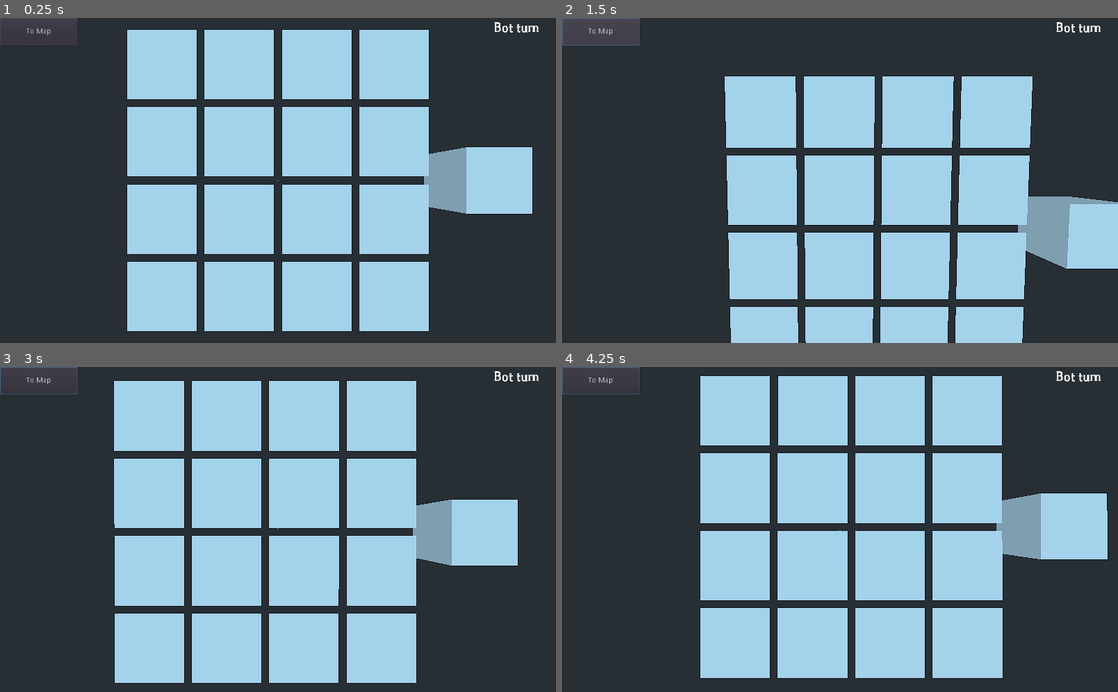
Above: before the commit, frames 1-4 (two rows, left to right).
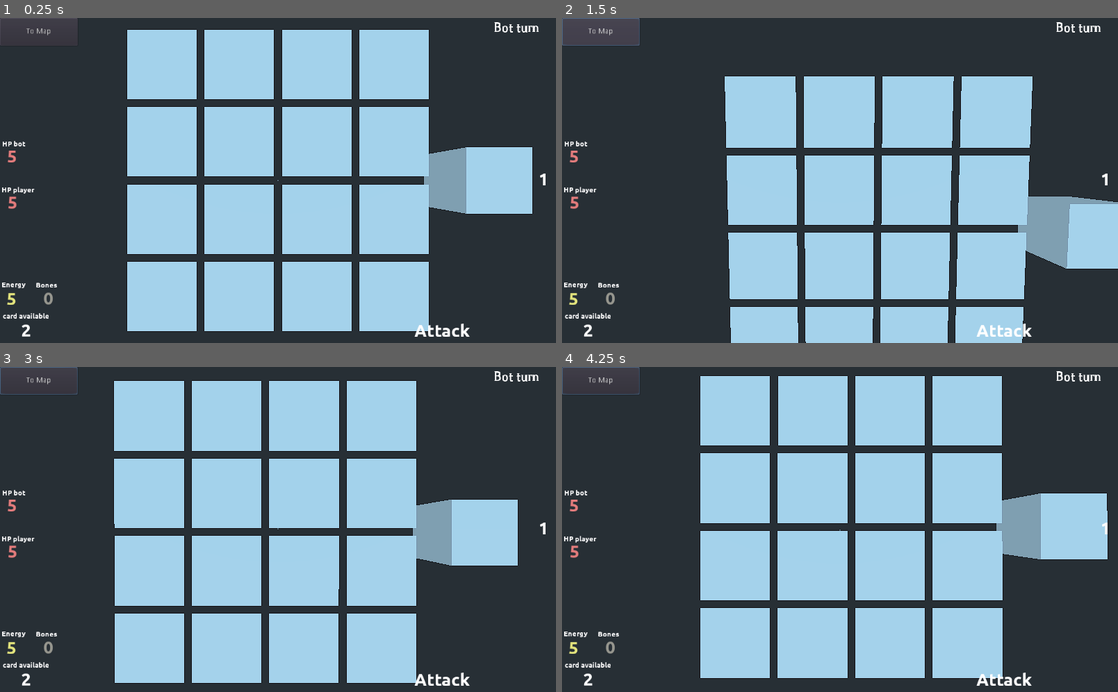
Above: after the commit, the same moments.

Repository: tpgame-spbstu/Tabletop-roguelike
Game: Godot game, scene res://Fight/fight_location.tscn
Two runs of this game, one before a commit and one after it. Both use one fixed random seed, a clock stepped at 60 frames per second and the inputs below. This scene is started directly instead of the project's main scene.
Inputs (mouse positions are in pixels of both pictures, inside the frame that each line leads up to):
- Up to frame 1 (0.25 s): no input
- Up to frame 2 (1.5 s): click "To Map" at 0.5 s; click "To Map" at 1.25 s
- Up to frame 3 (3 s): click "To Map" at 2 s; tap Enter at 2.75 s; move the mouse to (400, 513) at 2.77 s; click (400, 513) at 2.92 s
- Up to frame 4 (4.25 s): tap Space at 3.5 s; move the mouse to (728, 545) at 3.52 s; click (728, 545) at 3.67 s

The runs differ from the first frame. In frame 1, 0.7% of the frame differs, in the area x 0-99%, y 37-99%; in frame 2, 0.7%; in frame 3, 0.7%; in frame 4, 0.7%.

Commit message:
Добавил изменения в unit_visuals, исправил пути шрифтов #94

Diff:
--- a/Card/card_visuals_2d.tscn
+++ b/Card/card_visuals_2d.tscn
@@ -129,3 +129,6 @@
 theme = SubResource( 14 )
 custom_colors/font_color = Color( 1, 1, 1, 1 )
 text = "5"
+__meta__ = {
+"_edit_use_anchors_": false
+}
--- a/Card/unit_visuals_2d.tscn
+++ b/Card/unit_visuals_2d.tscn
@@ -1,33 +1,27 @@
-[gd_scene load_steps=11 format=2]
+[gd_scene load_steps=8 format=2]
 
-[ext_resource path="res://fonts/fantazer.otf" type="DynamicFontData" id=1]
-[ext_resource path="res://fonts/Wanted.otf" type="DynamicFontData" id=2]
+[ext_resource path="res://fonts/Ubuntu-B.ttf" type="DynamicFontData" id=2]
 [ext_resource path="res://Symbols/Textures/attack.tres" type="Texture" id=3]
 [ext_resource path="res://Symbols/Textures/health.tres" type="Texture" id=5]
 
-[sub_resource type="DynamicFont" id=17]
-size = 42
+[sub_resource type="DynamicFont" id=11]
+size = 50
+outline_color = Color( 0.984314, 0.984314, 0.984314, 1 )
+use_mipmaps = true
+use_filter = true
 font_data = ExtResource( 2 )
 
-[sub_resource type="Theme" id=18]
-default_font = SubResource( 17 )
+[sub_resource type="Theme" id=2]
+default_font = SubResource( 11 )
 
-[sub_resource type="DynamicFont" id=4]
-size = 32
-font_data = ExtResource( 1 )
-
-[sub_resource type="Theme" id=13]
-default_font = SubResource( 4 )
-
-[sub_resource type="DynamicFont" id=19]
-size = 69
-outline_color = Color( 0.74902, 0.121569, 0.121569, 1 )
+[sub_resource type="DynamicFont" id=18]
+size = 90
 font_data = ExtResource( 2 )
 
-[sub_resource type="Theme" id=12]
-default_font = SubResource( 19 )
+[sub_resource type="Theme" id=14]
+default_font = SubResource( 18 )
 
-[node name="Node2D" type="Control"]
+[node name="unit_visuals_2d" type="Control"]
 margin_right = 400.0
 margin_bottom = 400.0
 __meta__ = {
@@ -43,30 +37,13 @@
 }
 
 [node name="Card_name" type="Label" parent="."]
-margin_left = 61.0
+margin_left = 2.0
 margin_top = 2.0
-margin_right = 345.0
-margin_bottom = 45.0
-theme = SubResource( 18 )
+margin_right = 397.0
+margin_bottom = 73.0
+theme = SubResource( 2 )
 text = "Card_name"
 align = 1
-__meta__ = {
-"_edit_use_anchors_": false
-}
-
-[node name="Label" type="Label" parent="."]
-visible = false
-margin_left = 23.0
-margin_top = 121.0
-margin_right = 157.0
-margin_bottom = 328.0
-theme = SubResource( 13 )
-text = "player
-cost
-health
-power
-com_sym
-mod_sym"
 __meta__ = {
 "_edit_use_anchors_": false
 }
@@ -89,10 +66,11 @@
 texture = ExtResource( 5 )
 
 [node name="count" type="Label" parent="Health"]
-margin_top = -16.0
-margin_right = 28.0
-margin_bottom = 66.0
-theme = SubResource( 12 )
+margin_left = -11.0
+margin_top = -27.0
+margin_right = 40.0
+margin_bottom = 75.0
+theme = SubResource( 14 )
 custom_colors/font_color = Color( 1, 1, 1, 1 )
 text = "5"
 __meta__ = {
@@ -114,11 +92,11 @@
 centered = false
 
 [node name="count" type="Label" parent="Attack"]
-margin_left = 26.0
-margin_top = -17.0
-margin_right = 54.0
-margin_bottom = 65.0
-theme = SubResource( 12 )
+margin_left = 15.0
+margin_top = -28.0
+margin_right = 66.0
+margin_bottom = 74.0
+theme = SubResource( 14 )
 custom_colors/font_color = Color( 1, 1, 1, 1 )
 text = "5"
 __meta__ = {
--- a/Fight/fight_location.tscn
+++ b/Fight/fight_location.tscn
@@ -146,6 +146,9 @@
 theme = ExtResource( 11 )
 custom_colors/default_color = Color( 0.898039, 0.490196, 0.490196, 1 )
 text = "5"
+__meta__ = {
+"_edit_use_anchors_": false
+}
 
 [node name="HP1" type="RichTextLabel" parent="Control"]
 anchor_top = 0.574
--- a/fonts/ubuntu_b_13.tres
+++ b/fonts/ubuntu_b_13.tres
@@ -1,7 +1,7 @@
 [gd_resource type="Theme" load_steps=3 format=2]
 
 [sub_resource type="DynamicFontData" id=1]
-font_path = "res://fonts/ubuntu-font-family-0.83/Ubuntu-B.ttf"
+font_path = "res://fonts/Ubuntu-B.ttf"
 
 [sub_resource type="DynamicFont" id=2]
 size = 13
--- a/fonts/ubuntu_b_16.tres
+++ b/fonts/ubuntu_b_16.tres
@@ -1,7 +1,7 @@
 [gd_resource type="Theme" load_steps=3 format=2]
 
 [sub_resource type="DynamicFontData" id=1]
-font_path = "res://fonts/ubuntu-font-family-0.83/Ubuntu-B.ttf"
+font_path = "res://fonts/Ubuntu-B.ttf"
 
 [sub_resource type="DynamicFont" id=2]
 resource_local_to_scene = true
--- a/fonts/ubuntu_b_32.tres
+++ b/fonts/ubuntu_b_32.tres
@@ -1,7 +1,7 @@
 [gd_resource type="Theme" load_steps=3 format=2]
 
 [sub_resource type="DynamicFontData" id=1]
-font_path = "res://fonts/ubuntu-font-family-0.83/Ubuntu-B.ttf"
+font_path = "res://fonts/Ubuntu-B.ttf"
 
 [sub_resource type="DynamicFont" id=2]
 size = 32
